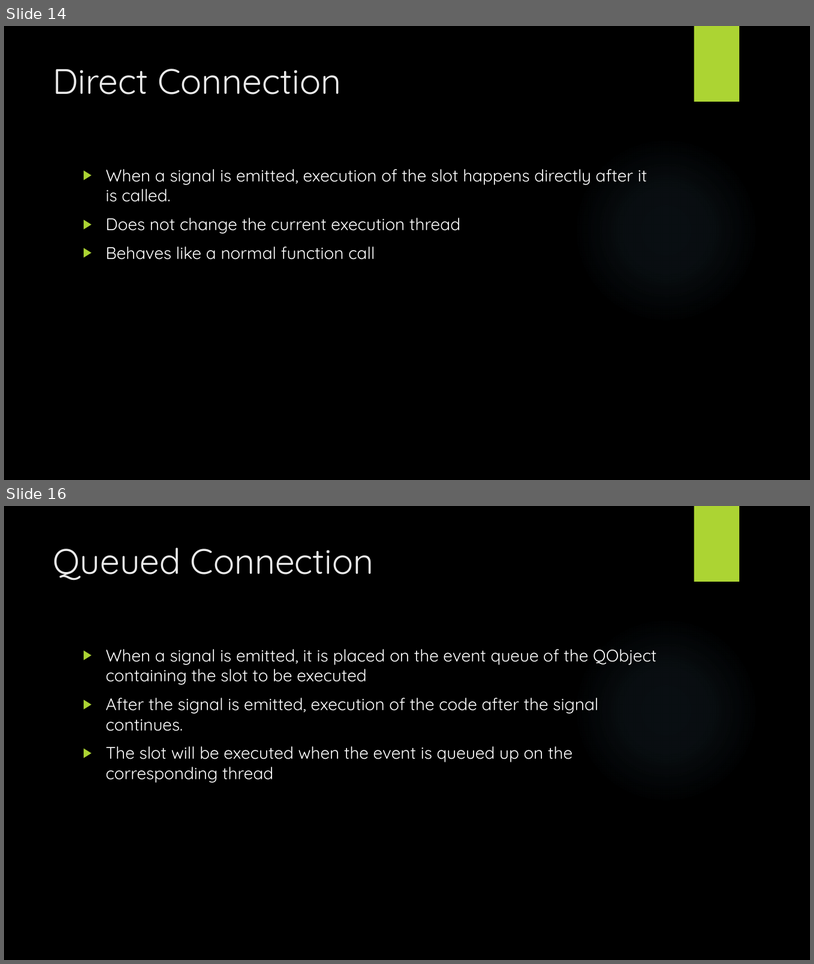
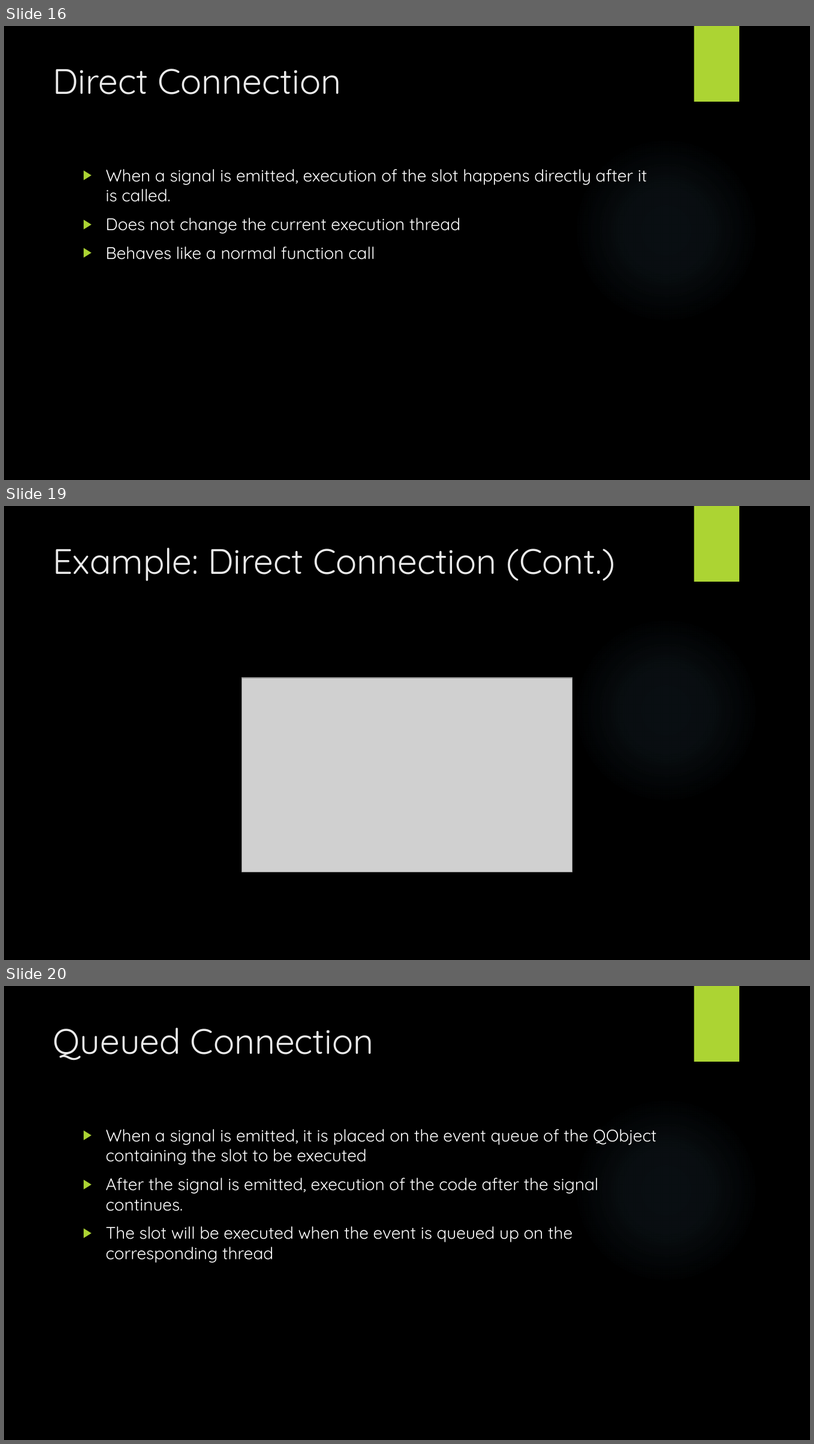
Before and after one commit to tylertrephan/qt-multithreading-tutorial, a slide deck: Qt.pptx. Shown one above the other, each under a label of ours: slides 14 and 16 before the commit, slides 16, 19 and 20 after it; the slides between them are not shown. The pictures are 814x964 and 814x1444 pixels, drawn with LibreOffice and Linux fonts; fonts in the diff are those of the drawing; grey boxes stand for pictures; background and template pictures are left out. Boxes give left, top, right and bottom in pixels: in the first picture for what was removed or moved away, otherwise in the second. Text is boxed around its words. In the diff, an @@ line names an element or a change of style, - is before the commit and + after.

Commit message:
Added the example photos into the presentation

```diff
--- a/Qt.pptx
+++ b/Qt.pptx
@@ slide 19 added at (x1=4, y1=506, x2=810, y2=960), background picture (left out); not listed: 2 template elements that a slide beside it also shows @@
@@ title added at (x1=53, y1=547, x2=615, y2=581), 42 pt, text #EBEBEB @@
+Example: Direct Connection (Cont.)
@@ picture added at (x1=242, y1=678, x2=573, y2=872) @@
@@ what was slide 14 is now slide 16 @@
@@ what was slide 16 is now slide 20 @@
```
Also in this commit, not shown: 5 slides changed, 9 other slides added, 1 slide removed.
